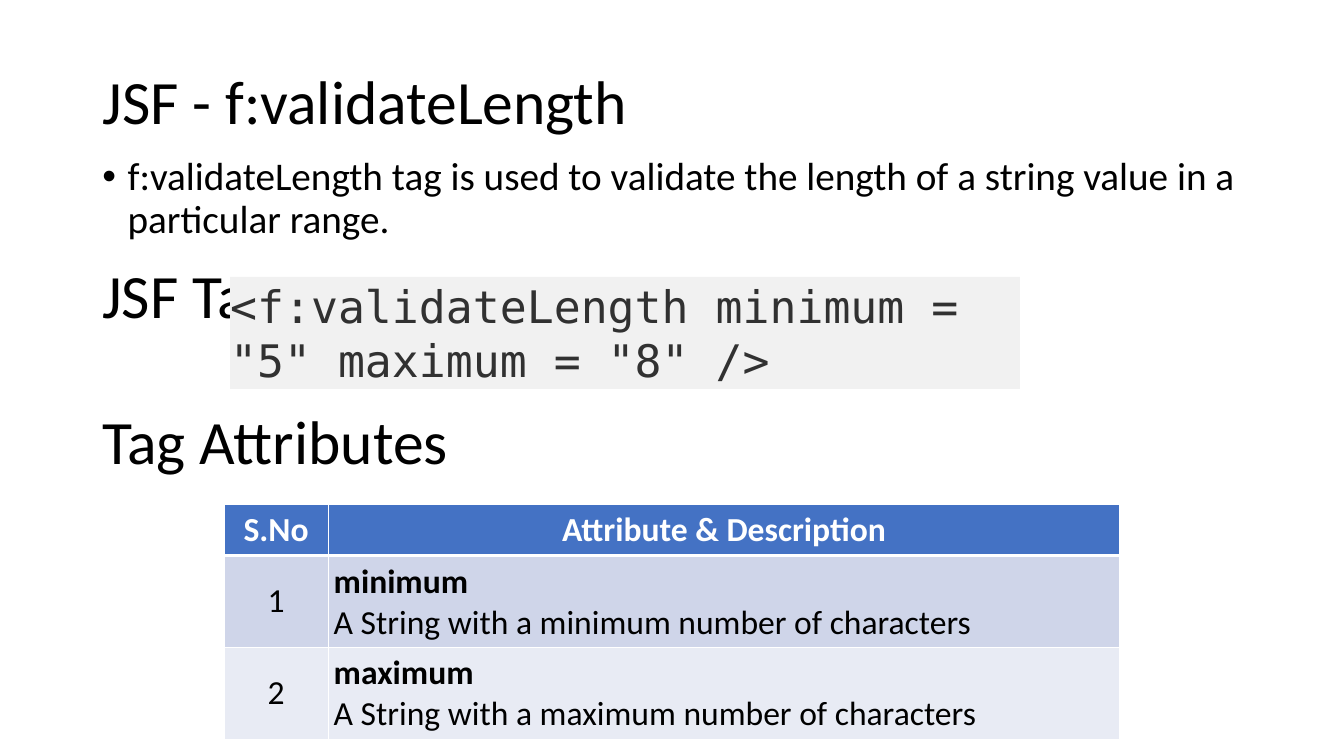
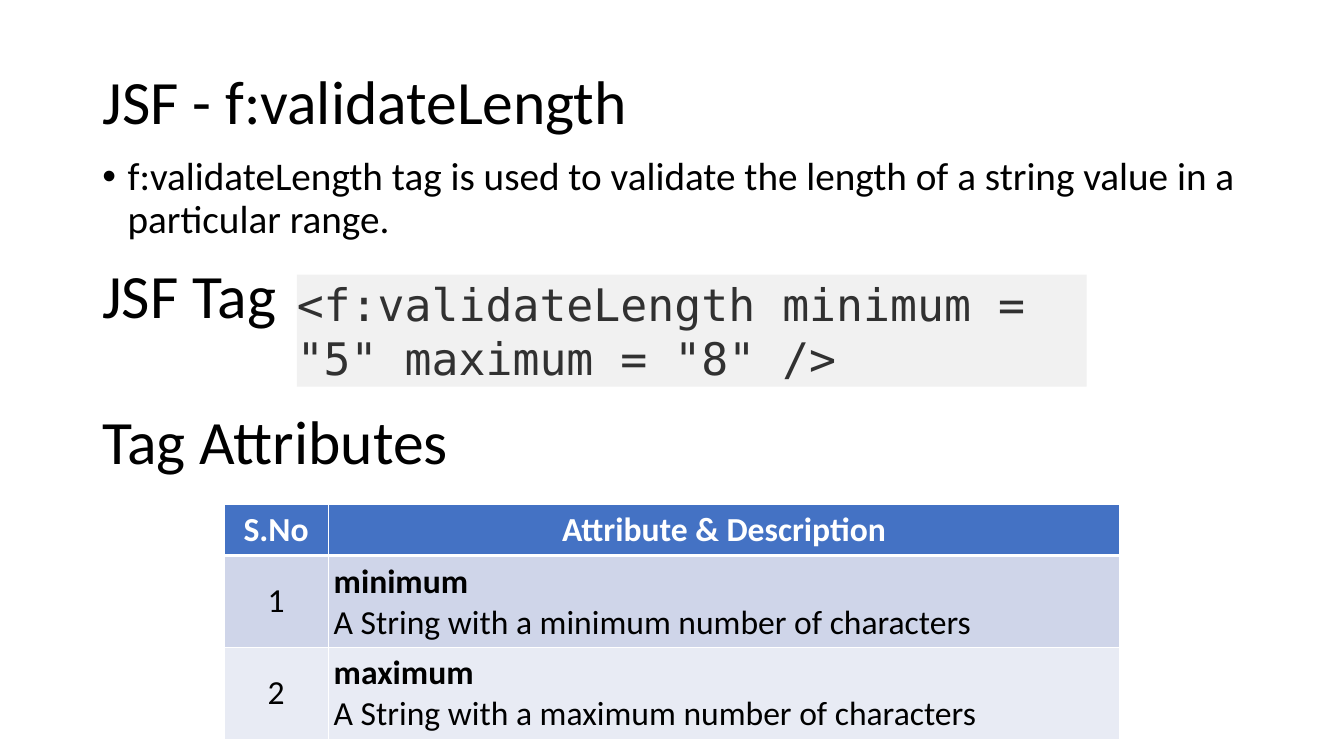
Before and after one commit to jrambasana/AJP2022-material, a slide deck: slide 53 of AJP Slides/AJP (01ce0502) - Unit 8 - JSF.pptx (slide 34 before the commit). Drawn at 1344x756 pixels with LibreOffice and Linux fonts; fonts in the diff are those of the drawing. Boxes give left, top, right and bottom in pixels: in the first picture for what was removed or moved away, otherwise in the second. Text is boxed around its words. In the diff, an @@ line names an element or a change of style, - is before the commit and + after.

```diff
--- a/AJP Slides/AJP (01ce0502) - Unit 8 - JSF.pptx
+++ b/AJP Slides/AJP (01ce0502) - Unit 8 - JSF.pptx
@@ rectangle "<f:validateLength minimum = "5" maximum ...": place and size @@
-rectangle "<f:validateLength minimum = "5" maximum ..." at bbox=[230, 277, 1020, 389]
+rectangle "<f:validateLength minimum = "5" maximum ..." at bbox=[296, 274, 1087, 386]
```
Also in this commit, not shown: 2 other slides changed, 57 slides added, 2 slides removed, 17 other files.
